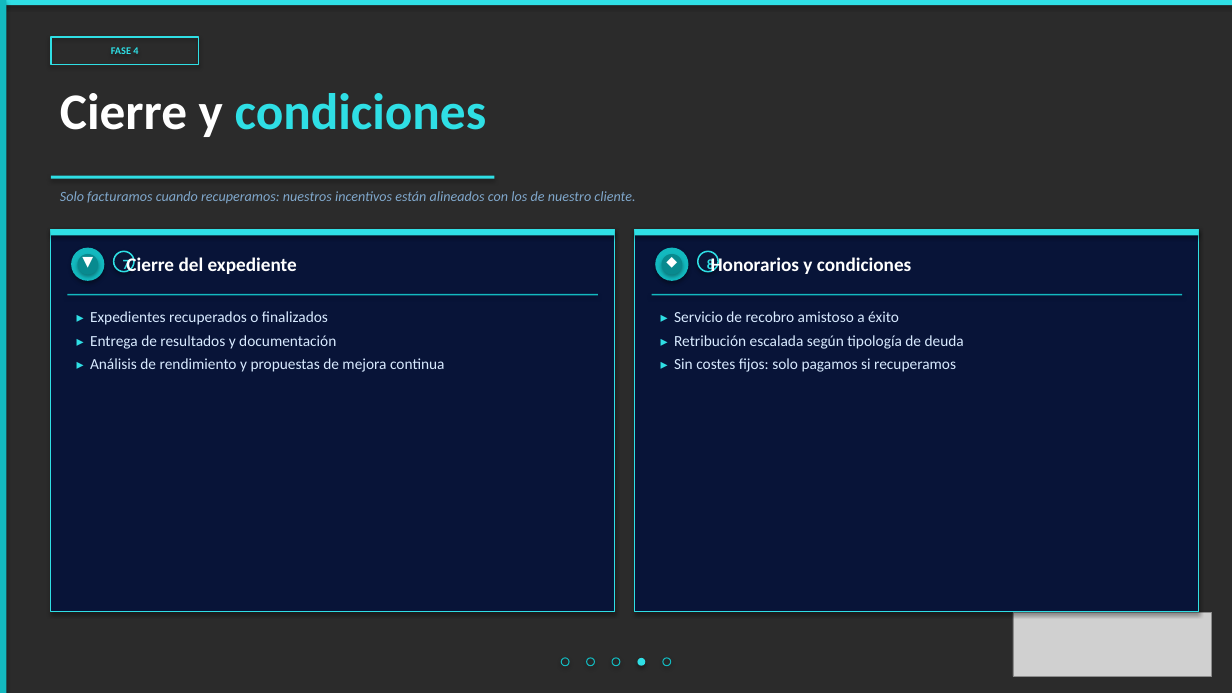
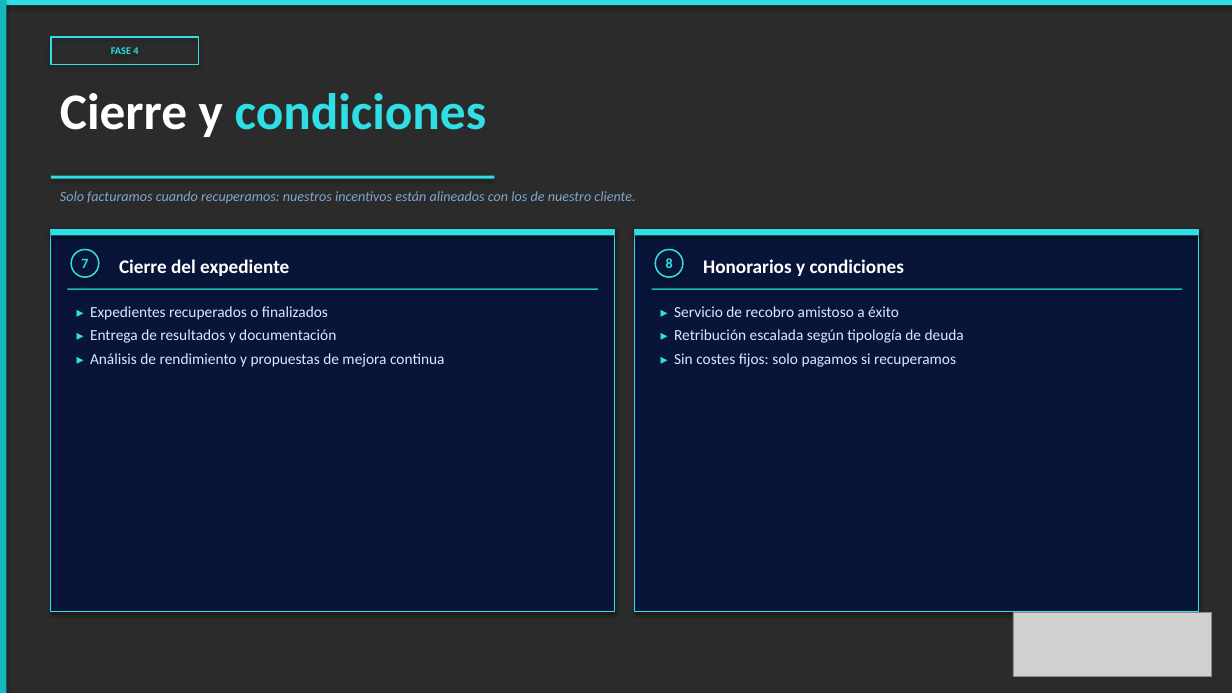
Before and after one commit to alejandroas010/alepixel-web, a slide deck: slide 5 of sendacredit_propuesta.pptx. Drawn at 1232x693 pixels with LibreOffice and Linux fonts; fonts in the diff are those of the drawing; grey boxes stand for pictures; background and template pictures are left out; a plain dark background stands for a picture behind light text. Boxes give left, top, right and bottom in pixels: in the first picture for what was removed or moved away, otherwise in the second. Text is boxed around its words. In the diff, an @@ line names an element or a change of style, - is before the commit and + after.

```diff
--- a/sendacredit_propuesta.pptx
+++ b/sendacredit_propuesta.pptx
@@ text "7" rewrapped from box(123, 258, 130, 274) to box(81, 259, 88, 268) @@
@@ ellipse: place and size @@
-ellipse at box(114, 251, 134, 272)
+ellipse at box(71, 250, 99, 277)
@@ ellipse removed at box(71, 248, 104, 281) @@
@@ text removed at box(71, 248, 104, 281) @@
-▼
@@ ellipse removed at box(78, 254, 98, 274) @@
@@ text "Cierre del expediente": place and size @@
-text "Cierre del expediente" at box(126, 255, 297, 274)
+text "Cierre del expediente" at box(119, 259, 289, 276)
@@ text "8" rewrapped from box(707, 258, 714, 274) to box(666, 258, 673, 268) @@
@@ ellipse: place and size @@
-ellipse at box(698, 251, 718, 272)
+ellipse at box(655, 250, 683, 277)
@@ ellipse removed at box(655, 248, 689, 281) @@
@@ text removed at box(655, 248, 689, 281) @@
-◆
@@ ellipse removed at box(662, 254, 682, 274) @@
@@ text "Honorarios y condiciones": place and size @@
-text "Honorarios y condiciones" at box(711, 255, 911, 274)
+text "Honorarios y condiciones" at box(703, 259, 904, 276)
@@ text "▸ Expedientes recuperados o finalizados": place and size @@
-text "▸ Expedientes recuperados o finalizados" at box(90, 311, 444, 372)
+text "▸ Expedientes recuperados o finalizados" at box(90, 306, 444, 367)
@@ rectangle: place and size @@
-rectangle at box(67, 294, 598, 296)
+rectangle at box(67, 288, 598, 290)
@@ text "▸ Servicio de recobro amistoso ...": place and size @@
-text "▸ Servicio de recobro amistoso ..." at box(674, 311, 964, 372)
+text "▸ Servicio de recobro amistoso ..." at box(674, 306, 964, 367)
@@ rectangle: place and size @@
-rectangle at box(652, 294, 1182, 296)
+rectangle at box(652, 288, 1182, 290)
@@ ellipse removed at box(561, 658, 569, 666) @@
@@ ellipse removed at box(587, 658, 595, 666) @@
@@ ellipse removed at box(612, 658, 620, 666) @@
@@ ellipse removed at box(638, 658, 646, 666) @@
@@ ellipse removed at box(663, 658, 671, 666) @@
```
Also in this commit, not shown: 4 other slides changed.
